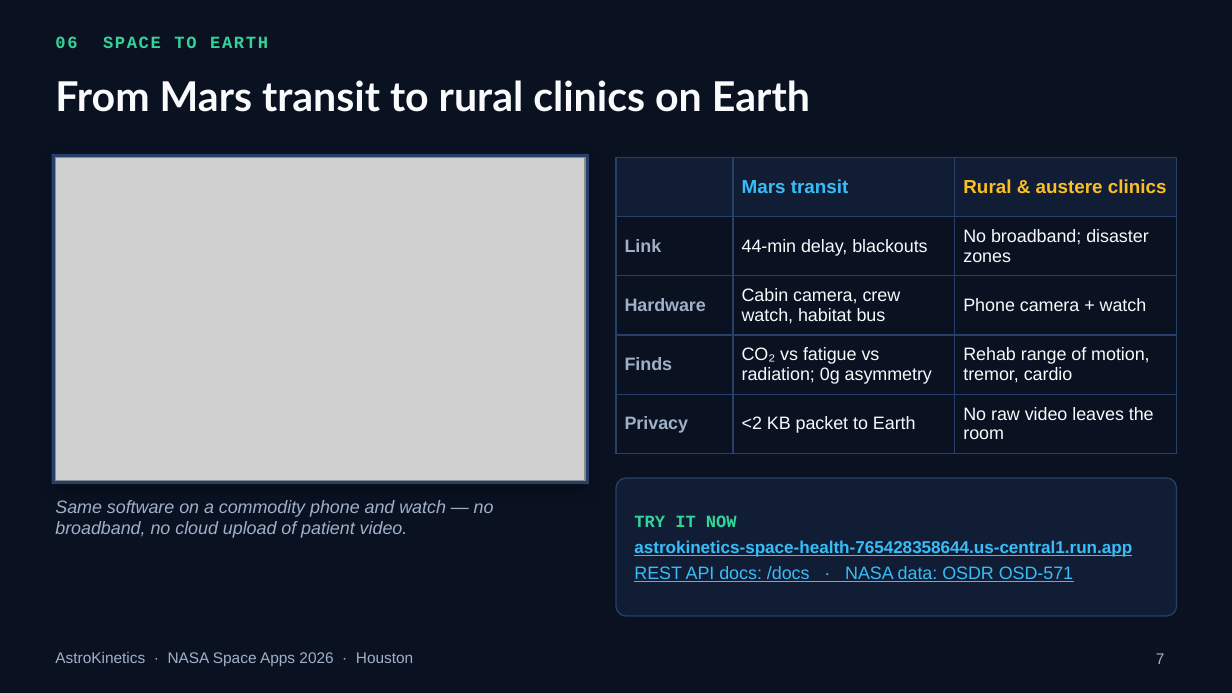
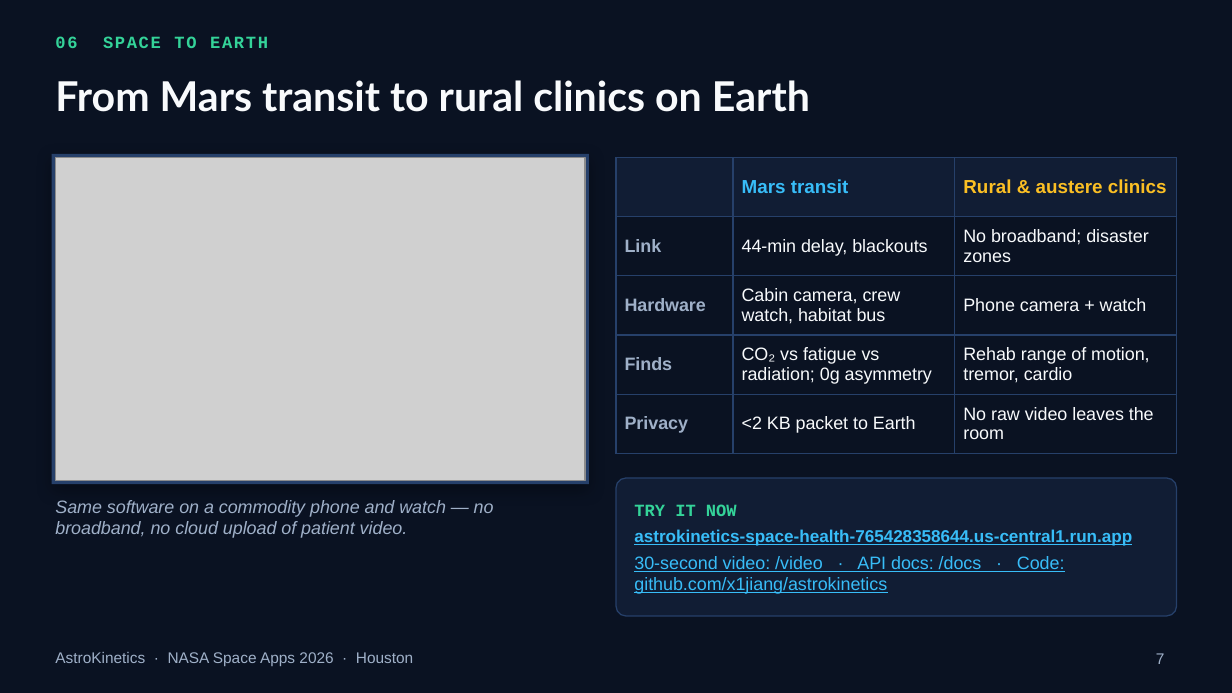
Before and after one commit to x1jiang/astrokinetics, a slide deck: slide 7 of submission_package/AstroKinetics_7Slide_Pitch_Deck.pptx. Drawn at 1232x693 pixels with LibreOffice and Linux fonts; fonts in the diff are those of the drawing; grey boxes stand for pictures. Boxes give left, top, right and bottom in pixels: in the first picture for what was removed or moved away, otherwise in the second. Text is boxed around its words. In the diff, an @@ line names an element or a change of style, - is before the commit and + after.

```diff
--- a/submission_package/AstroKinetics_7Slide_Pitch_Deck.pptx
+++ b/submission_package/AstroKinetics_7Slide_Pitch_Deck.pptx
@@ text at (634,556,1065,594): text changed @@
-REST API docs: /docs · NASA data: OSDR OSD-571
+30-second video: /video · API docs: /docs · Code: github.com/x1jiang/astrokinetics
```
Also in this commit, not shown: 4 other slides changed, 20 other files.
